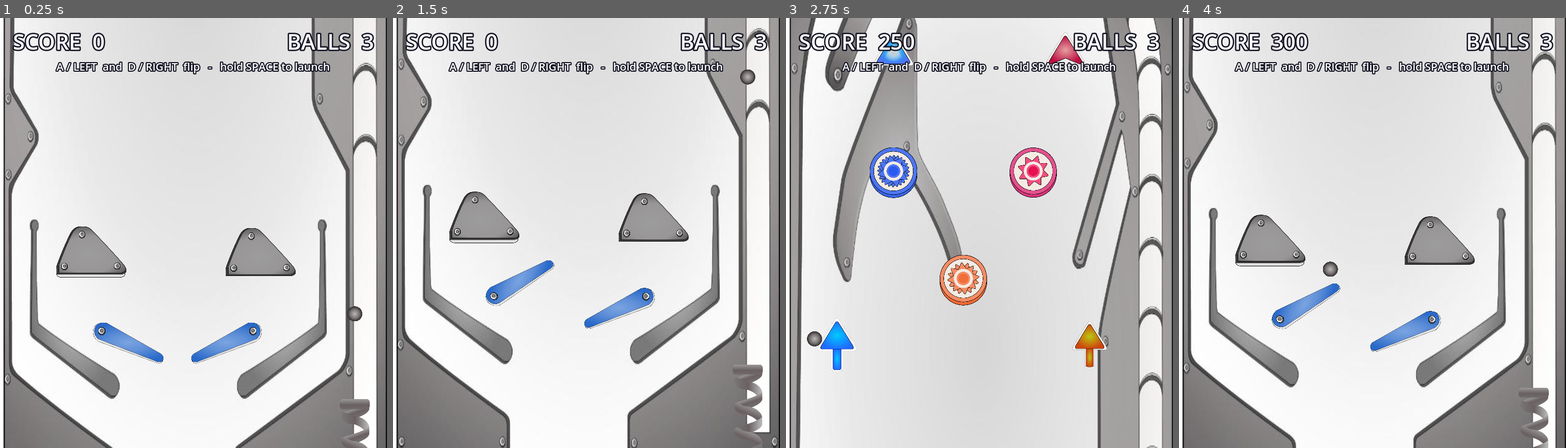
Above: before the commit, frames 1-4 (left to right).
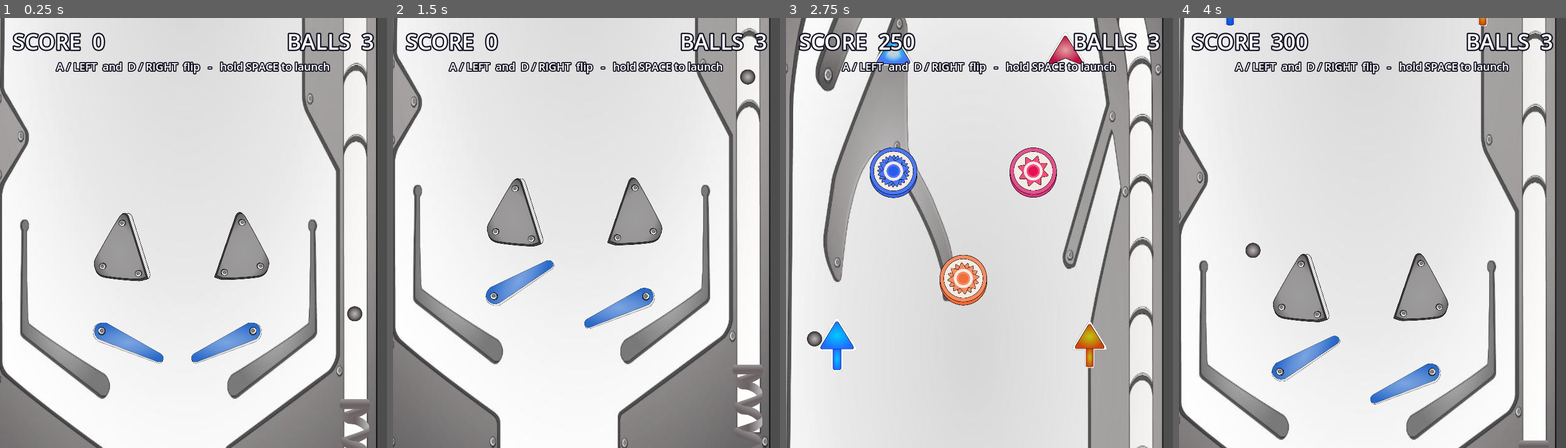
Above: after the commit, the same moments.

Repository: eddieedease/gdpb
Game: Godot game, scene res://scenes/main.tscn
Two runs of this game, one before a commit and one after it. Both use one fixed random seed, a clock stepped at 60 frames per second and the inputs below.
Inputs:
- Up to frame 1 (0.25 s): no input
- Up to frame 2 (1.5 s): tap Enter (restart) at 0.5 s; hold Space (launch) 0.53-1.28 s; hold A (flipper_left) from 1.28 s (still down); tap Space (launch) at 1.35 s
- Up to frame 3 (2.75 s): release A (flipper_left) at 2.03 s; hold Space (launch) from 2.03 s (still down)
- Up to frame 4 (4 s): release Space (launch) at 2.78 s; tap Space (launch) at 2.85 s; hold A (flipper_left) from 3.53 s (still down); hold Space (launch) from 3.53 s (still down)

The runs differ from the first frame. In frame 1, 22% of the frame differs, in the area x 0-100%, y 0-100%; in frame 2, 22%; in frame 3, 23%; in frame 4, 33%.

Commit message:
Tweak playfield layout; add example table design reference
- main.tscn: reposition/rotate slingshots and nudge background (editor)
- Add assets/tabledesign/example.png as a reference layout for the
  upcoming advanced multi-level table

Co-Authored-By: Claude Opus 4.8 <noreply@anthropic.com>

Diff:
--- a/scenes/main.tscn
+++ b/scenes/main.tscn
@@ -38,7 +38,7 @@
 script = ExtResource("1")
 
 [node name="Background" type="Sprite2D" parent="."]
-position = Vector2(360, 975)
+position = Vector2(342, 975)
 scale = Vector2(1.158, 1.893)
 texture = ExtResource("2")
 region_enabled = true
@@ -70,10 +70,13 @@
 texture_override = ExtResource("15")
 
 [node name="SlingshotLeft" parent="." instance=ExtResource("8")]
-position = Vector2(170, 1520)
+position = Vector2(217, 1520)
+rotation = -1.87546
 
 [node name="SlingshotRight" parent="." instance=ExtResource("9")]
-position = Vector2(485, 1520)
+position = Vector2(462, 1520)
+rotation = -4.38025
+scale = Vector2(-1, 1)
 
 [node name="TargetLeft" parent="." instance=ExtResource("10")]
 position = Vector2(95, 980)
Not shown, added: assets/tabledesign/example.png.import
Not shown: 1 places in scenes/main.tscn that only renumber resources
Not shown, added: assets/tabledesign/example.png
